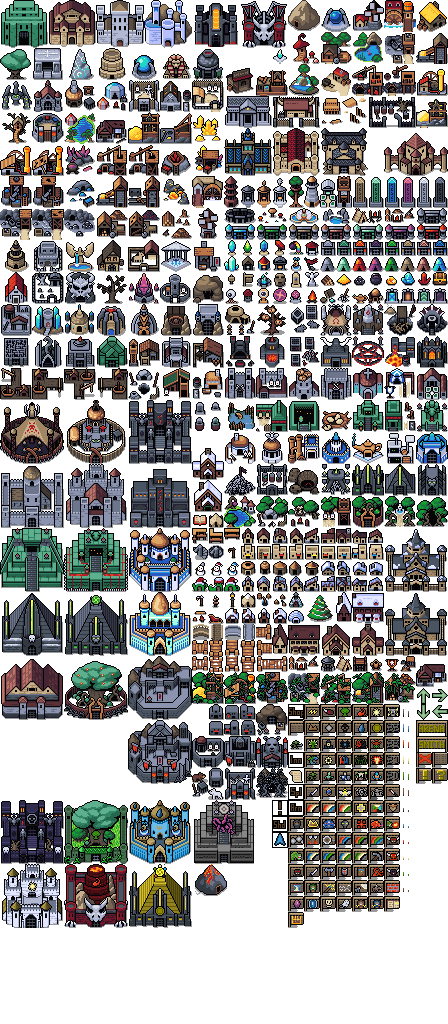
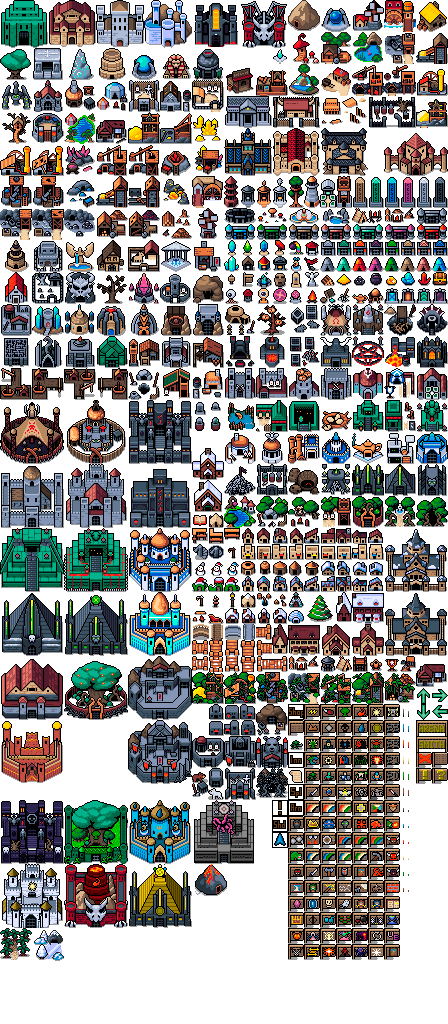
Comparing the layer stacks of the two (448, 1024) images. Changes:
removed layer "buildings.png" over (0, 0, 448, 928)
added layer "Layer #1" above "Layer" over (362, 369, 374, 379)
added layer "Layer" above "buildings.png #1" over (362, 369, 373, 381)
added layer "buildings.png #1" over (0, 0, 448, 961)